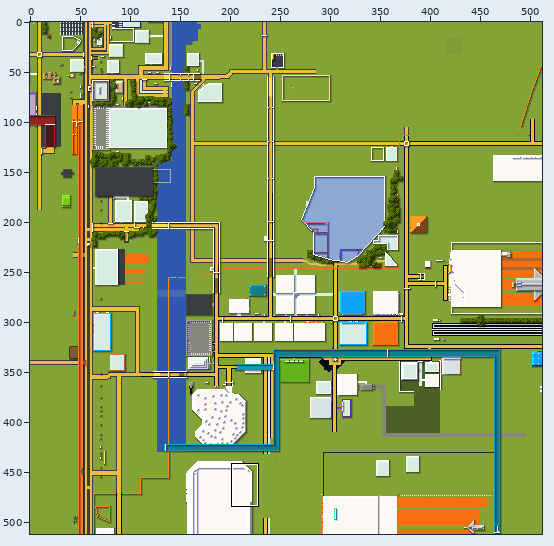
One commit to this sprite sheet: tiles/0,0.png. The picture above shows the old version from afar; the outline marks the close-up.
Close-up. Before the commit:
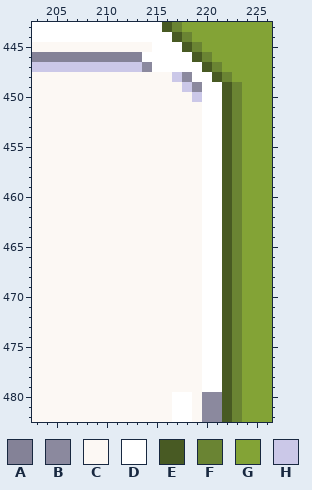
The file is 512x512 pixels. Colours within 5 levels of each other are drawn and written as one. Shown: x 203..226, y 443..482. The commit also changed other parts of the picture, which this record leaves out.
Palette (. is transparent): A #848297  B #8b899e  C #fcf8f4  D #ffffff  E #485a23  F #6a8433  G #83a336  H #cbc8e8
Pixels before, first column x 203:
443 DDDDDDDDDDDDDEFGGGGGGGGG
444 DDDDDDDDDDDDDDEFGGGGGGGG
445 CCCCCCCCCCCCDDDEFGGGGGGG
446 AAAAAAAAAAADDDDDEFGGGGGG
447 HHHHHHHHHHHBDDDDDEFGGGGG
448 CCCCCCCCCCCCCCHBDDEFGGGG
449 CCCCCCCCCCCCCCCHBDDEFGGG
450 CCCCCCCCCCCCCCCCHDDEFGGG
451 CCCCCCCCCCCCCCCCCDDEFGGG
452 CCCCCCCCCCCCCCCCCDDEFGGG
453 CCCCCCCCCCCCCCCCCDDEFGGG
454 CCCCCCCCCCCCCCCCCDDEFGGG
455 CCCCCCCCCCCCCCCCCDDEFGGG
456 CCCCCCCCCCCCCCCCCDDEFGGG
457 CCCCCCCCCCCCCCCCCDDEFGGG
458 CCCCCCCCCCCCCCCCCDDEFGGG
459 CCCCCCCCCCCCCCCCCDDEFGGG
460 CCCCCCCCCCCCCCCCCDDEFGGG
461 CCCCCCCCCCCCCCCCCDDEFGGG
462 CCCCCCCCCCCCCCCCCDDEFGGG
463 CCCCCCCCCCCCCCCCCDDEFGGG
464 CCCCCCCCCCCCCCCCCDDEFGGG
465 CCCCCCCCCCCCCCCCCDDEFGGG
466 CCCCCCCCCCCCCCCCCDDEFGGG
467 CCCCCCCCCCCCCCCCCDDEFGGG
468 CCCCCCCCCCCCCCCCCDDEFGGG
469 CCCCCCCCCCCCCCCCCDDEFGGG
470 CCCCCCCCCCCCCCCCCDDEFGGG
471 CCCCCCCCCCCCCCCCCDDEFGGG
472 CCCCCCCCCCCCCCCCCDDEFGGG
473 CCCCCCCCCCCCCCCCCDDEFGGG
474 CCCCCCCCCCCCCCCCCDDEFGGG
475 CCCCCCCCCCCCCCCCCDDEFGGG
476 CCCCCCCCCCCCCCCCCDDEFGGG
477 CCCCCCCCCCCCCCCCCDDEFGGG
478 CCCCCCCCCCCCCCCCCDDEFGGG
479 CCCCCCCCCCCCCCCCCDDEFGGG
480 CCCCCCCCCCCCCCDDCBBEFGGG
481 CCCCCCCCCCCCCCDDCBBEFGGG
482 CCCCCCCCCCCCCCDDCBBEFGGG
After the commit:
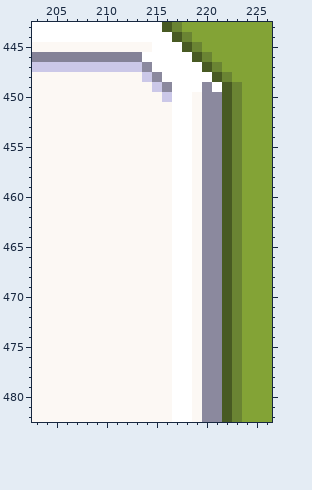
Changes in this commit:
{"y":448,"x":214,"old":"CCCHB","new":"HBDDD"}
{"y":449,"x":215,"old":"CCCHBD","new":"HBDDDB"}
{"y":450,"x":216,"old":"CCCHDD","new":"HDDCBB"}
{"y":451,"x":217,"old":"CC","new":"DD"}
{"y":451,"x":220,"old":"DD","new":"BB"}
{"y":452,"x":217,"old":"CC","new":"DD"}
{"y":452,"x":220,"old":"DD","new":"BB"}
{"y":453,"x":217,"old":"CC","new":"DD"}
{"y":453,"x":220,"old":"DD","new":"BB"}
{"y":454,"x":217,"old":"CC","new":"DD"}
{"y":454,"x":220,"old":"DD","new":"BB"}
{"y":455,"x":217,"old":"CC","new":"DD"}
{"y":455,"x":220,"old":"DD","new":"BB"}
{"y":456,"x":217,"old":"CC","new":"DD"}
{"y":456,"x":220,"old":"DD","new":"BB"}
{"y":457,"x":217,"old":"CC","new":"DD"}
{"y":457,"x":220,"old":"DD","new":"BB"}
{"y":458,"x":217,"old":"CC","new":"DD"}
{"y":458,"x":220,"old":"DD","new":"BB"}
{"y":459,"x":217,"old":"CC","new":"DD"}
{"y":459,"x":220,"old":"DD","new":"BB"}
{"y":460,"x":217,"old":"CC","new":"DD"}
{"y":460,"x":220,"old":"DD","new":"BB"}
{"y":461,"x":217,"old":"CC","new":"DD"}
{"y":461,"x":220,"old":"DD","new":"BB"}
{"y":462,"x":217,"old":"CC","new":"DD"}
{"y":462,"x":220,"old":"DD","new":"BB"}
{"y":463,"x":217,"old":"CC","new":"DD"}
{"y":463,"x":220,"old":"DD","new":"BB"}
{"y":464,"x":217,"old":"CC","new":"DD"}
{"y":464,"x":220,"old":"DD","new":"BB"}
{"y":465,"x":217,"old":"CC","new":"DD"}
{"y":465,"x":220,"old":"DD","new":"BB"}
{"y":466,"x":217,"old":"CC","new":"DD"}
{"y":466,"x":220,"old":"DD","new":"BB"}
{"y":467,"x":217,"old":"CC","new":"DD"}
{"y":467,"x":220,"old":"DD","new":"BB"}
{"y":468,"x":217,"old":"CC","new":"DD"}
{"y":468,"x":220,"old":"DD","new":"BB"}
{"y":469,"x":217,"old":"CC","new":"DD"}
{"y":469,"x":220,"old":"DD","new":"BB"}
{"y":470,"x":217,"old":"CC","new":"DD"}
{"y":470,"x":220,"old":"DD","new":"BB"}
{"y":471,"x":217,"old":"CC","new":"DD"}
{"y":471,"x":220,"old":"DD","new":"BB"}
{"y":472,"x":217,"old":"CC","new":"DD"}
{"y":472,"x":220,"old":"DD","new":"BB"}
{"y":473,"x":217,"old":"CC","new":"DD"}
{"y":473,"x":220,"old":"DD","new":"BB"}
{"y":474,"x":217,"old":"CC","new":"DD"}
{"y":474,"x":220,"old":"DD","new":"BB"}
{"y":475,"x":217,"old":"CC","new":"DD"}
{"y":475,"x":220,"old":"DD","new":"BB"}
{"y":476,"x":217,"old":"CC","new":"DD"}
{"y":476,"x":220,"old":"DD","new":"BB"}
{"y":477,"x":217,"old":"CC","new":"DD"}
{"y":477,"x":220,"old":"DD","new":"BB"}
{"y":478,"x":217,"old":"CC","new":"DD"}
{"y":478,"x":220,"old":"DD","new":"BB"}
{"y":479,"x":217,"old":"CC","new":"DD"}
{"y":479,"x":220,"old":"DD","new":"BB"}
